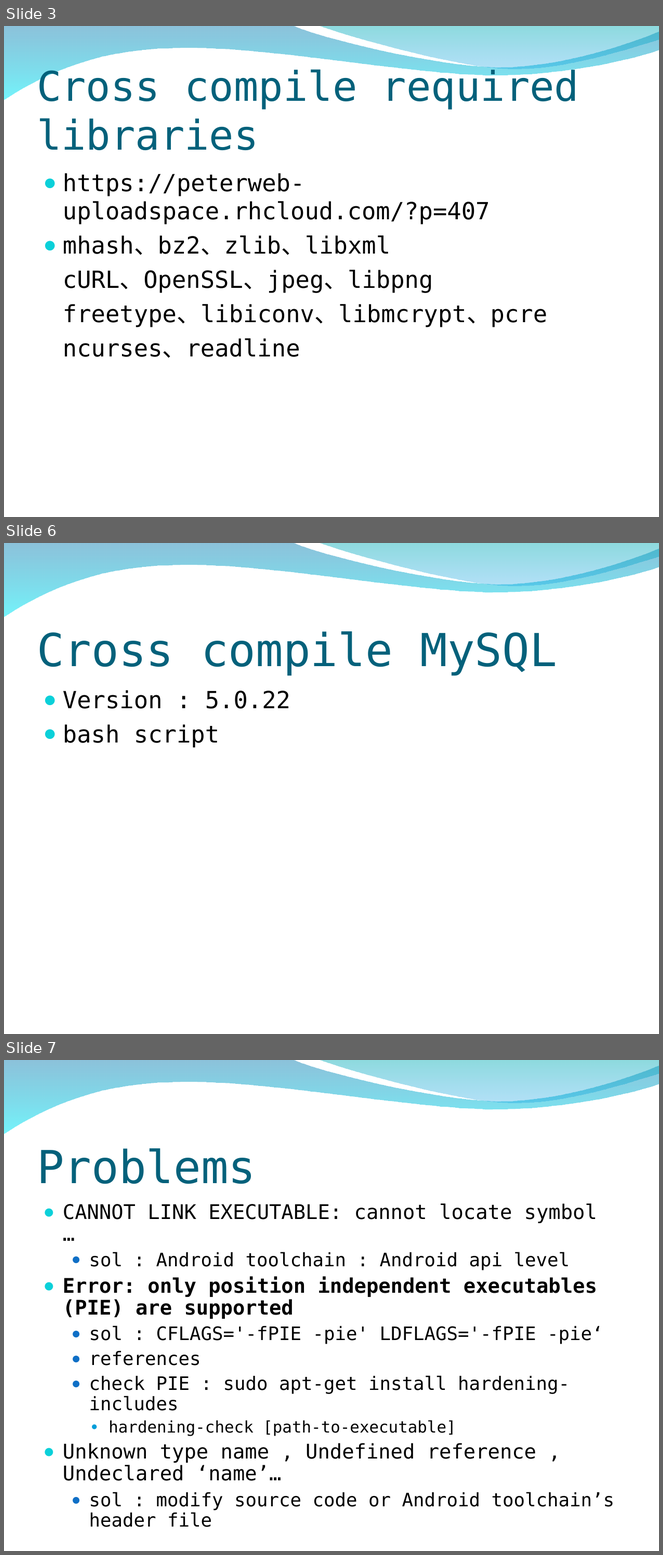
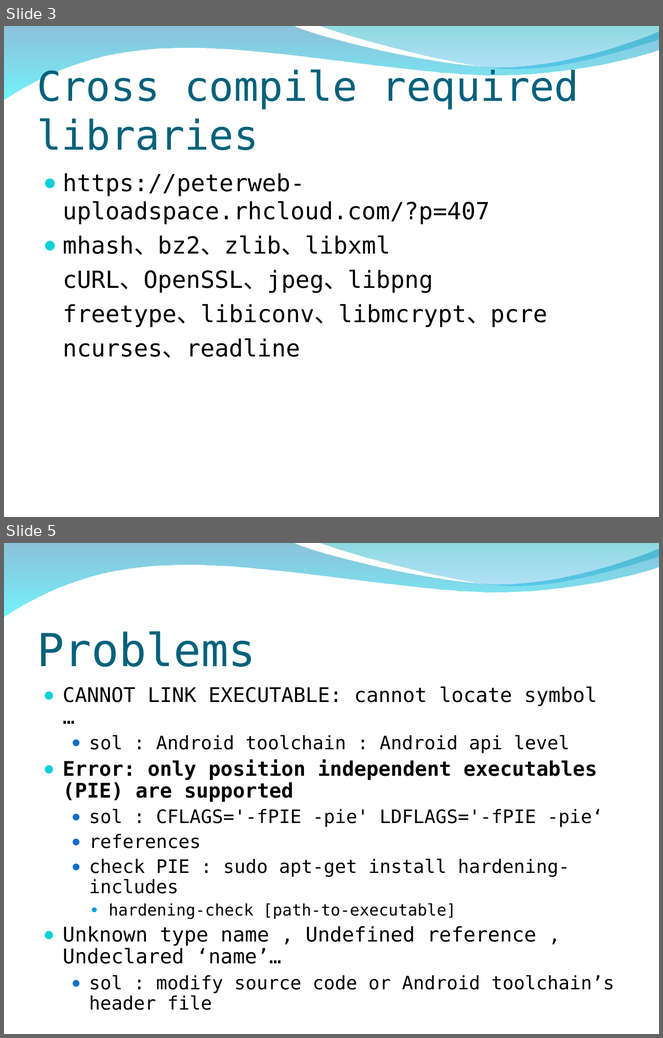
Before and after one commit to peter279k/regular_meeting, a slide deck: Android-ndk.ppt. Shown one above the other, each under a label of ours: slides 3, 6 and 7 before the commit, slides 3 and 5 after it; the slides between them are not shown. The pictures are 663x1555 and 663x1038 pixels, drawn with LibreOffice and Linux fonts; fonts in the diff are those of the drawing; background and template pictures are left out. Boxes give left, top, right and bottom in pixels: in the first picture for what was removed or moved away, otherwise in the second. Text is boxed around its words. In the diff, an @@ line names an element or a change of style, - is before the commit and + after.

```diff
--- a/Android-ndk.ppt
+++ b/Android-ndk.ppt
@@ slide 6 removed at (x1=4, y1=543, x2=659, y2=1034), background picture (left out); not listed: 2 template elements that a slide beside it also shows @@
@@ title removed at (x1=37, y1=631, x2=557, y2=676) @@
-Cross compile MySQL
@@ text removed at (x1=63, y1=690, x2=291, y2=748) @@
-● Version : 5.0.22
-● bash script
@@ what was slide 7 is now slide 5 @@
```
Also in this commit, not shown: 1 slide changed, 1 slide added, 1 other slide removed, 1 other file.
